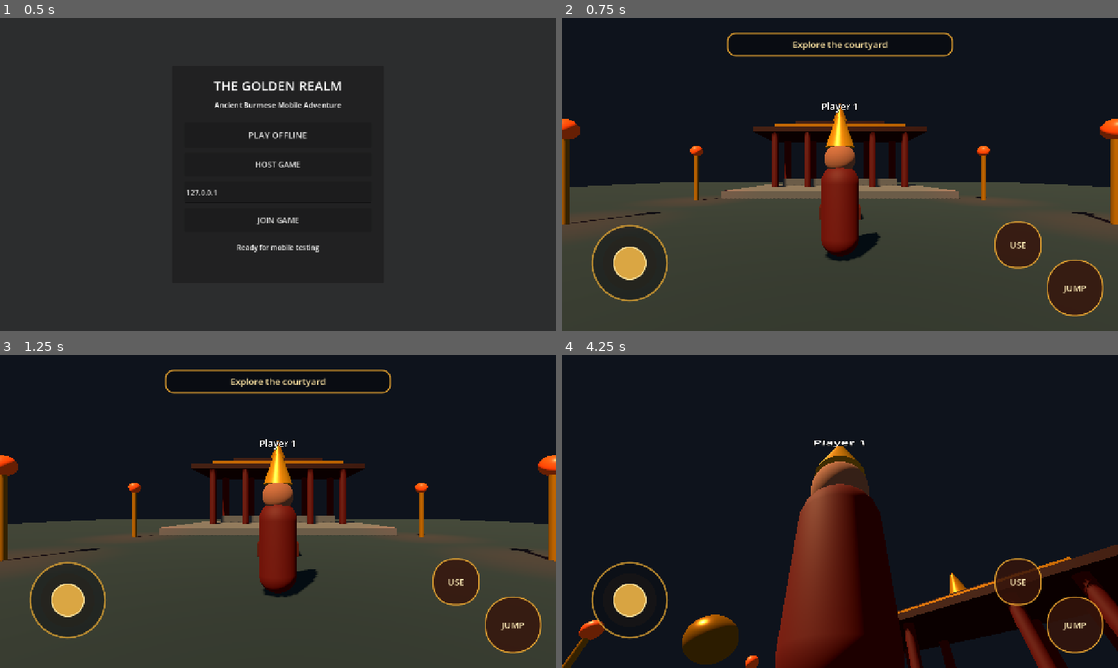
Above: before the commit, frames 1-4 (two rows, left to right).
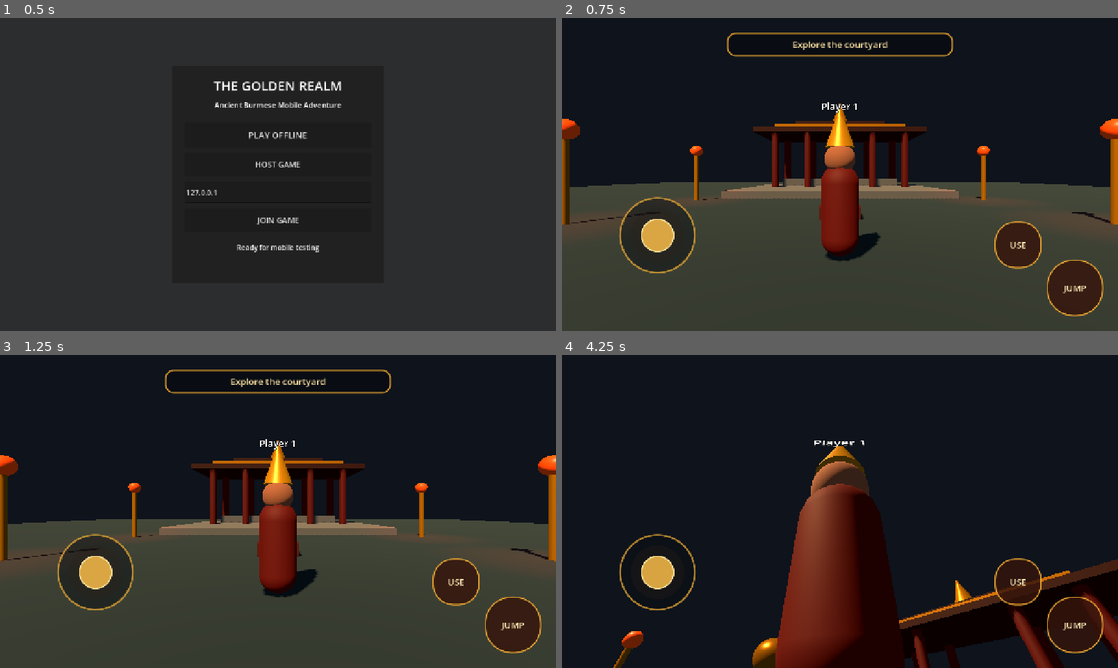
Above: after the commit, the same moments.

Repository: okaung717-dotcom/ancient-burma-online
Game: Godot game, scene res://scenes/main.tscn
Two runs of this game, one before a commit and one after it. Both use one fixed random seed, a clock stepped at 60 frames per second and the inputs below.
Inputs (mouse positions are in pixels of both pictures, inside the frame that each line leads up to):
- Up to frame 1 (0.5 s): no input
- Up to frame 2 (0.75 s): click "PLAY OFFLINE" at 0.5 s
- Up to frame 3 (1.25 s): no input
- Up to frame 4 (4.25 s): click "JUMP" at 1.25 s; tap Enter at 2 s; drag from (934, 511) to (895, 442) at 2.02 s; drag from (628, 599) to (812, 574) at 2.77 s; move the mouse to (895, 442) at 3.52 s; hold D from 3.53 s (still down)

Frame 1 is identical in both runs. In frame 2, 3.3% of the frame differs, in the area x 5-24%, y 57-91%; in frame 3, 3.3%; in frame 4, 7.8%, in the area x 0-100%, y 57-100%.

Commit message:
Save Android mobile controls v2

Diff:
--- a/project.godot
+++ b/project.godot
@@ -1,33 +1,38 @@
 ; Engine configuration file.
-; Ancient Burma Online Prototype - Mobile-first Godot project
+; It's best edited using the editor UI and not directly,
+; since the parameters that go here are not all obvious.
+;
+; Format:
+;   [section] ; section goes between []
+;   param=value ; assign values to parameters
+
 config_version=5
 
 [application]
+
 config/name="Ancient Burma Online Prototype"
 run/main_scene="res://scenes/main.tscn"
 config/features=PackedStringArray("4.7")
 run/max_fps=60
 
 [display]
+
 window/size/viewport_width=1280
 window/size/viewport_height=720
 window/size/window_width_override=1280
 window/size/window_height_override=720
 window/stretch/mode="canvas_items"
 window/stretch/aspect="expand"
-window/handheld/orientation=0
-window/energy_saving/keep_screen_on=true
 
 [input_devices]
+
 pointing/emulate_touch_from_mouse=true
 
-[rendering]
-renderer/rendering_method="mobile"
-renderer/rendering_method.mobile="mobile"
-textures/default_filters/use_nearest_mipmap_filter=false
+[physics]
 
-[physics]
 common/enable_pause_aware_picking=true
 
-[network]
-limits/debugger/max_chars_per_second=32768
+[rendering]
+
+renderer/rendering_method="mobile"
+textures/vram_compression/import_etc2_astc=true
--- a/scripts/mobile_controls.gd
+++ b/scripts/mobile_controls.gd
@@ -72,10 +72,13 @@
 	joystick.anchor_top = 1.0
 	joystick.anchor_right = 0.0
 	joystick.anchor_bottom = 1.0
-	joystick.offset_left = 56.0
-	joystick.offset_top = -256.0
-	joystick.offset_right = 256.0
-	joystick.offset_bottom = -56.0
+
+	# Mobile V2: move joystick clearly inward and upward.
+	joystick.offset_left = 120.0
+	joystick.offset_top = -320.0
+	joystick.offset_right = 320.0
+	joystick.offset_bottom = -120.0
+
 	joystick.connect("direction_changed", Callable(self, "_on_joystick_changed"))
 	_root.add_child(joystick)
 
Not shown, added: export_presets.cfg
Not shown, added: scripts/interactable.gd.uid
Not shown, added: scripts/main.gd.uid
Not shown, added: scripts/mobile_controls.gd.uid
Not shown, added: scripts/player.gd.uid
Not shown, added: scripts/ui/camera_look_area.gd.uid
Not shown, added: scripts/ui/virtual_joystick.gd.uid
